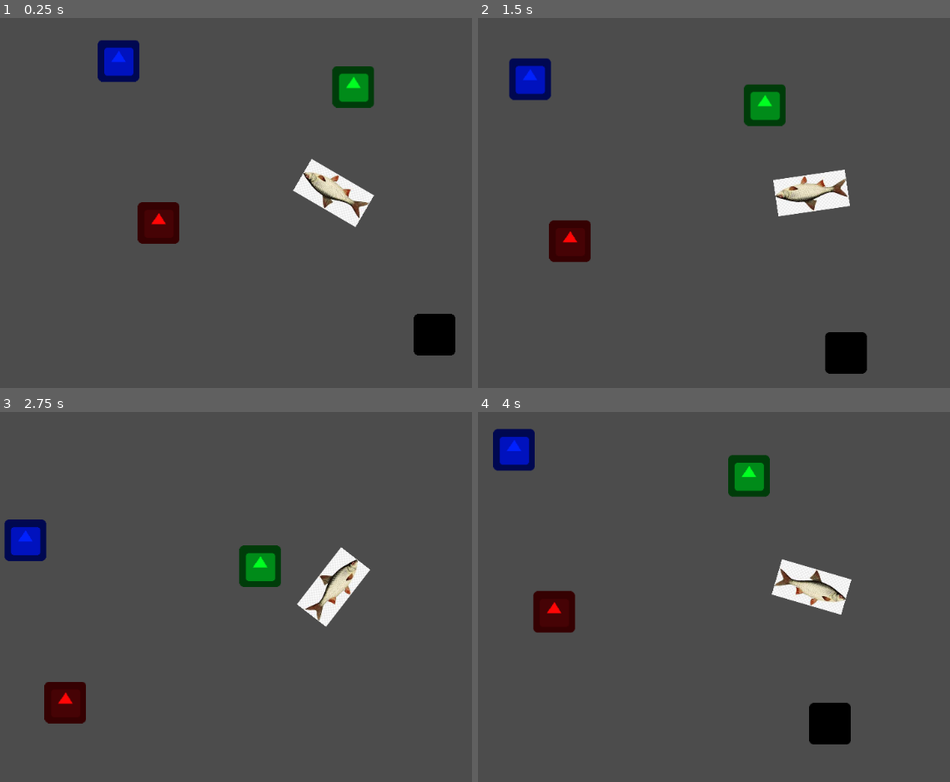
Above: before the commit, frames 1-4 (two rows, left to right).
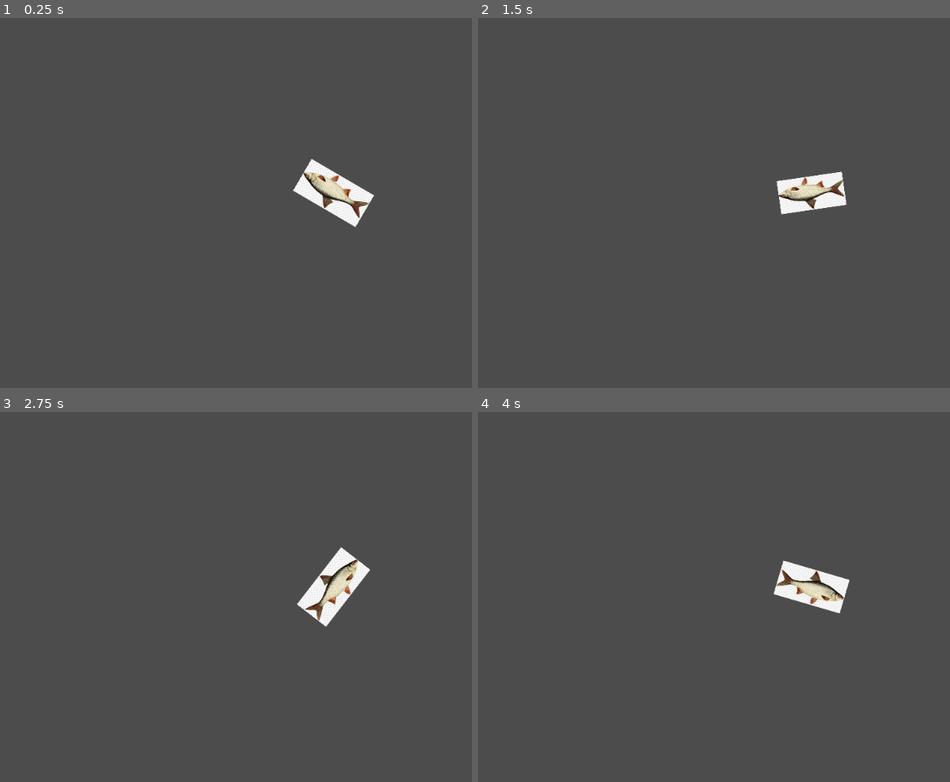
Above: after the commit, the same moments.

Repository: PhyroDev/AFishOutOfWater
Game: Godot game, scene res://Scenes/TestWorld/TestWorld.tscn
The game is run twice, just before and just after one commit, with the same random seed, the same clock (stepped at 60 frames per second) and the same inputs. The engine's default icon, where the game draws it, is replaced by a stand-in: a white triangle on a blue panel in a dark square.
Inputs (mouse positions are in pixels of both pictures, inside the frame that each line leads up to):
- Up to frame 1 (0.25 s): no input
- Up to frame 2 (1.5 s): move the mouse to (outside the picture) at 0.52 s; press the mouse at (outside the picture) at 0.53 s; tap Mouse wheel down (MSD) at 0.8, 1.35 s; move the mouse to (676, 214) at 1.27 s; release the mouse at (676, 214) at 1.28 s
- Up to frame 3 (2.75 s): tap Mouse wheel up (MSU) at 1.55 s; move the mouse to (401, 500) at 2.02 s; hold Mouse wheel up (MSU) from 2.03 s (still down); click (401, 500) at 2.3 s
- Up to frame 4 (4 s): move the mouse to (780, 663) at 2.77 s; release Mouse wheel up (MSU) at 2.78 s; click (780, 663) at 2.85 s; tap Mouse wheel down (MSD) at 3.05 s; move the mouse to (outside the picture) at 3.52 s; hold Mouse wheel down (MSD) from 3.53 s (still down); tap Mouse wheel up (MSU) at 3.8 s

The runs differ from the first frame. In frame 1, 4.0% of the frame differs, in the area x 20-97%, y 6-92%; in frame 2, 4.6%, in the area x 6-83%, y 10-97%; in frame 3, 3.0%; in frame 4, 4.4%.

Commit message:
Test knockback object done with modularity

Diff:
--- a/FishOuttaWater/Entities/Prototype/CrashableTest/CrashableTest.gd
+++ /dev/null
@@ -1,16 +0,0 @@
-extends KinematicBody2D
-
-class_name Crashable
-
-var dead = false
-
-func knockback(body):
-	dead = true
-
-	var dir = global_position - body.global_position
-
-	dir = move_and_slide(dir * 100)
-
-	yield(get_tree().create_timer(1.0), "timeout")
-
-	queue_free()
--- a/FishOuttaWater/Entities/Prototype/CrashableTest/CrashableTest.tscn
+++ /dev/null
@@ -1,20 +0,0 @@
-[gd_scene load_steps=4 format=2]
-
-[ext_resource path="res://icon.png" type="Texture" id=1]
-[ext_resource path="res://Entities/Prototype/CrashableTest/CrashableTest.gd" type="Script" id=2]
-
-[sub_resource type="RectangleShape2D" id=1]
-extents = Vector2( 63, 63 )
-
-[node name="CrashableTest" type="KinematicBody2D"]
-collision_layer = 3
-script = ExtResource( 2 )
-
-[node name="Sprite" type="Sprite" parent="."]
-scale = Vector2( 2, 2 )
-texture = ExtResource( 1 )
-
-[node name="CollisionShape2D" type="CollisionShape2D" parent="."]
-shape = SubResource( 1 )
-
-[node name="DirectionBase" type="Node2D" parent="."]
--- /dev/null
+++ b/FishOuttaWater/Entities/Prototype/TestRigitBody/TestRigitBody.gd
@@ -0,0 +1,16 @@
+extends RigidBody2D
+
+class_name knockable
+
+export var knockback_multiplyer = 1
+export var lifespan = 1
+
+func knockback(body):
+	set_deferred("mode", RigidBody2D.MODE_RIGID)
+	apply_central_impulse((global_position - body.global_position) * knockback_multiplyer)
+
+	$Timer.wait_time = lifespan
+	$Timer.start()
+
+func _on_Timer_timeout():
+	queue_free()
--- /dev/null
+++ b/FishOuttaWater/Entities/Prototype/TestRigitBody/TestRigitBody.tscn
@@ -0,0 +1,35 @@
+[gd_scene load_steps=5 format=2]
+
+[ext_resource path="res://icon.png" type="Texture" id=1]
+[ext_resource path="res://Entities/Prototype/TestRigitBody/TestRigitBody.gd" type="Script" id=2]
+
+[sub_resource type="CircleShape2D" id=1]
+radius = 42.0476
+
+[sub_resource type="CircleShape2D" id=2]
+radius = 41.5933
+
+[node name="TestRigitBody" type="RigidBody2D"]
+collision_layer = 3
+mode = 1
+mass = 0.816326
+gravity_scale = 0.0
+script = ExtResource( 2 )
+knockback_multiplyer = 20
+
+[node name="Sprite" type="Sprite" parent="."]
+texture = ExtResource( 1 )
+
+[node name="CollisionShape2D" type="CollisionShape2D" parent="."]
+shape = SubResource( 1 )
+
+[node name="Area2D" type="Area2D" parent="."]
+collision_layer = 2
+collision_mask = 0
+
+[node name="CollisionShape2D" type="CollisionShape2D" parent="Area2D"]
+shape = SubResource( 2 )
+
+[node name="Timer" type="Timer" parent="."]
+
+[connection signal="timeout" from="Timer" to="." method="_on_Timer_timeout"]
--- a/FishOuttaWater/Player/Camera/CameraScript.gd
+++ b/FishOuttaWater/Player/Camera/CameraScript.gd
@@ -1,4 +1,13 @@
 extends Camera2D
+
+func _input(event):
+	if event.is_action_pressed("MSU"):
+		if zoom.x > 1:
+			zoom -= Vector2(0.1, 0.1)
+
+	if event.is_action_pressed("MSD"):
+		if zoom.x < 4:
+			zoom += Vector2(0.1, 0.1)
 
 func small_shake() -> void:
 	$CameraShake.start(0.2, 30, 4, 0)
--- a/FishOuttaWater/Player/HitBox.gd
+++ b/FishOuttaWater/Player/HitBox.gd
@@ -1,12 +1,7 @@
 extends Area2D
 
 func _on_HitBox_area_entered(area):
-	hit(area)
+	area.get_parent().knockback(get_parent())
 
 func _on_HitBox_body_entered(body):
-	hit(body)
-
-func hit(body):
-	#print("Hit!")
-
 	body.knockback(get_parent())
--- a/FishOuttaWater/Player/Player.gd
+++ b/FishOuttaWater/Player/Player.gd
@@ -26,7 +26,7 @@
 	velocity = move_and_slide(velocity * speed * delta)
 
 func dash():
-	speed = default_speed * 20
+	speed = default_speed * 25
 	dashing = true
 	can_dash = false
 	$HitBox.monitoring = true
--- a/FishOuttaWater/Scenes/TestWorld/TestWorld.tscn
+++ b/FishOuttaWater/Scenes/TestWorld/TestWorld.tscn
@@ -1,25 +1,47 @@
-[gd_scene load_steps=3 format=2]
+[gd_scene load_steps=5 format=2]
 
 [ext_resource path="res://Player/Player.tscn" type="PackedScene" id=1]
-[ext_resource path="res://Entities/Prototype/CrashableTest/CrashableTest.tscn" type="PackedScene" id=2]
+[ext_resource path="res://icon.png" type="Texture" id=2]
+[ext_resource path="res://Entities/Prototype/TestRigitBody/TestRigitBody.tscn" type="PackedScene" id=3]
+
+[sub_resource type="RectangleShape2D" id=1]
+extents = Vector2( 31.5, 31 )
 
 [node name="TestWorld" type="Node2D"]
 
 [node name="Player" parent="." instance=ExtResource( 1 )]
-position = Vector2( 277, 165 )
+position = Vector2( 1303, 229 )
 
-[node name="CrashableTest" parent="." instance=ExtResource( 2 )]
-modulate = Color( 1, 0.027451, 0.027451, 1 )
-position = Vector2( -296, 236 )
+[node name="Wall" type="StaticBody2D" parent="."]
+position = Vector2( -736, 206 )
+scale = Vector2( 2, 20 )
 
-[node name="CrashableTest2" parent="." instance=ExtResource( 2 )]
-modulate = Color( 0, 1, 0.133333, 1 )
-position = Vector2( 302, -183 )
+[node name="CollisionShape2D" type="CollisionShape2D" parent="Wall"]
+position = Vector2( -0.5, 0 )
+shape = SubResource( 1 )
 
-[node name="CrashableTest3" parent="." instance=ExtResource( 2 )]
-modulate = Color( 0, 0, 0, 1 )
-position = Vector2( 551, 580 )
+[node name="Sprite" type="Sprite" parent="Wall"]
+texture = ExtResource( 2 )
 
-[node name="CrashableTest4" parent="." instance=ExtResource( 2 )]
-modulate = Color( 0, 0.133333, 1, 1 )
-position = Vector2( -419, -263 )
+[node name="TestRigitBodies" type="Node" parent="."]
+
+[node name="TestRigitBody" parent="TestRigitBodies" instance=ExtResource( 3 )]
+position = Vector2( 35, 451 )
+
+[node name="TestRigitBody2" parent="TestRigitBodies" instance=ExtResource( 3 )]
+position = Vector2( 111, -352 )
+
+[node name="TestRigitBody3" parent="TestRigitBodies" instance=ExtResource( 3 )]
+position = Vector2( 16, 74 )
+
+[node name="TestRigitBody4" parent="TestRigitBodies" instance=ExtResource( 3 )]
+position = Vector2( -256, 641 )
+
+[node name="TestRigitBody5" parent="TestRigitBodies" instance=ExtResource( 3 )]
+position = Vector2( 197, 730 )
+
+[node name="TestRigitBody6" parent="TestRigitBodies" instance=ExtResource( 3 )]
+position = Vector2( -203, 239 )
+
+[node name="TestRigitBody7" parent="TestRigitBodies" instance=ExtResource( 3 )]
+position = Vector2( -176, -213 )
--- a/FishOuttaWater/project.godot
+++ b/FishOuttaWater/project.godot
@@ -9,13 +9,13 @@
 config_version=4
 
 _global_script_classes=[ {
-"base": "KinematicBody2D",
-"class": "Crashable",
+"base": "RigidBody2D",
+"class": "knockable",
 "language": "GDScript",
-"path": "res://Entities/Prototype/CrashableTest/CrashableTest.gd"
+"path": "res://Entities/Prototype/TestRigitBody/TestRigitBody.gd"
 } ]
 _global_script_class_icons={
-"Crashable": ""
+"knockable": ""
 }
 
 [application]
